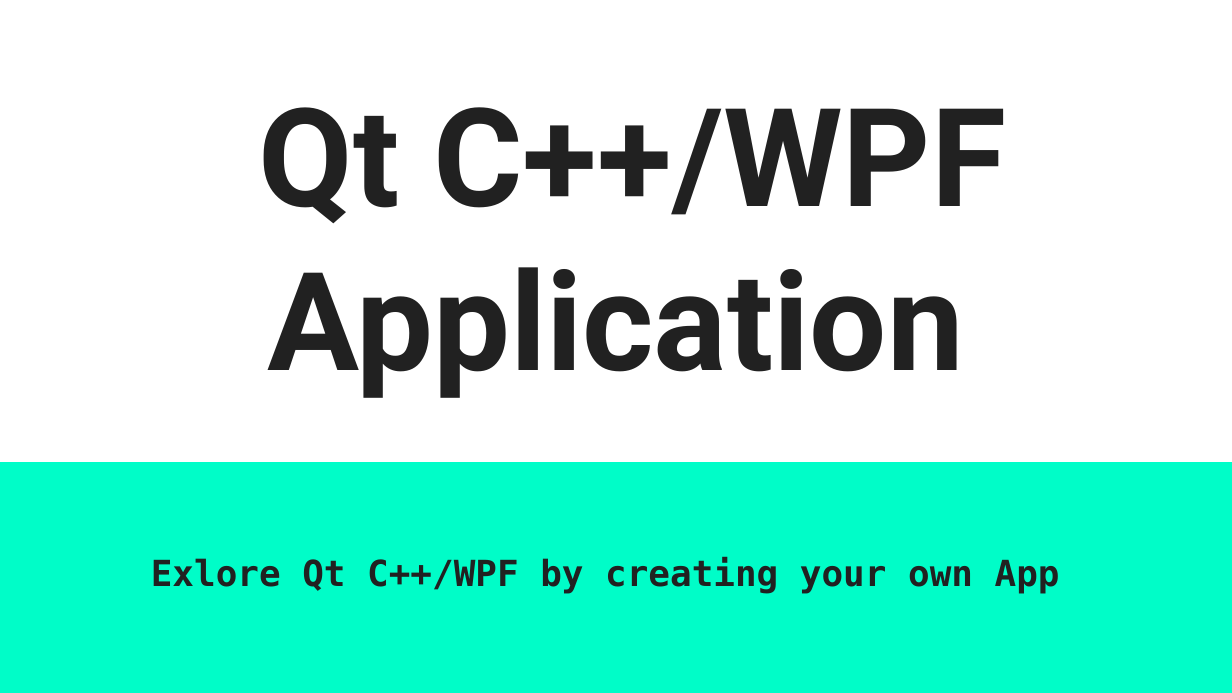
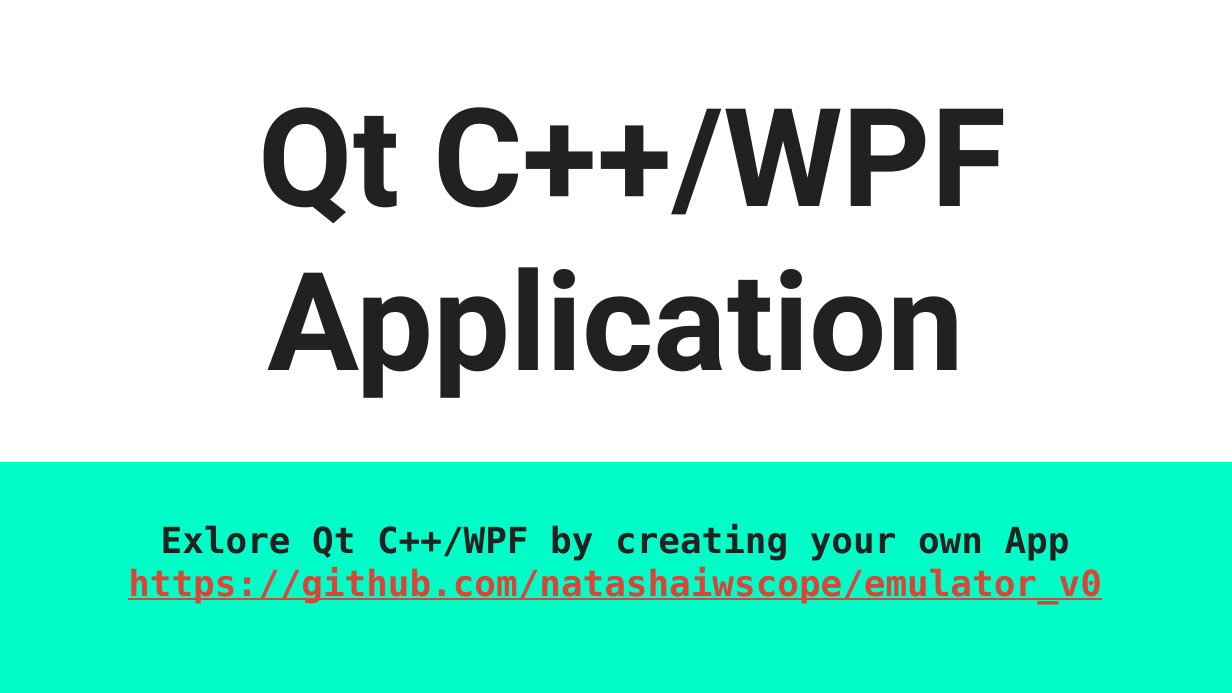
Before and after one commit to natashaiwscope/emulator_v0, a slide deck: slide 1 of ppt/CreateYourOwnApp.pptx. Drawn at 1232x693 pixels with LibreOffice and Linux fonts; fonts in the diff are those of the drawing. Boxes give left, top, right and bottom in pixels: in the first picture for what was removed or moved away, otherwise in the second. Text is boxed around its words. In the diff, an @@ line names an element or a change of style, - is before the commit and + after.

Commit message:
Fri, Dec 15, 2017  1:07:31 PM

```diff
--- a/ppt/CreateYourOwnApp.pptx
+++ b/ppt/CreateYourOwnApp.pptx
@@ subtitle "Exlore Qt C++/WPF by creating ...": place and size @@
-subtitle "Exlore Qt C++/WPF by creating ..." at (151, 557, 1060, 594)
+subtitle "Exlore Qt C++/WPF by creating ..." at (128, 524, 1102, 605)
@@ subtitle at (128, 568, 1102, 605): paragraph added @@
+https://github.com/natashaiwscope/emulator_v0
```
Also in this commit, not shown: 1 slide added.
